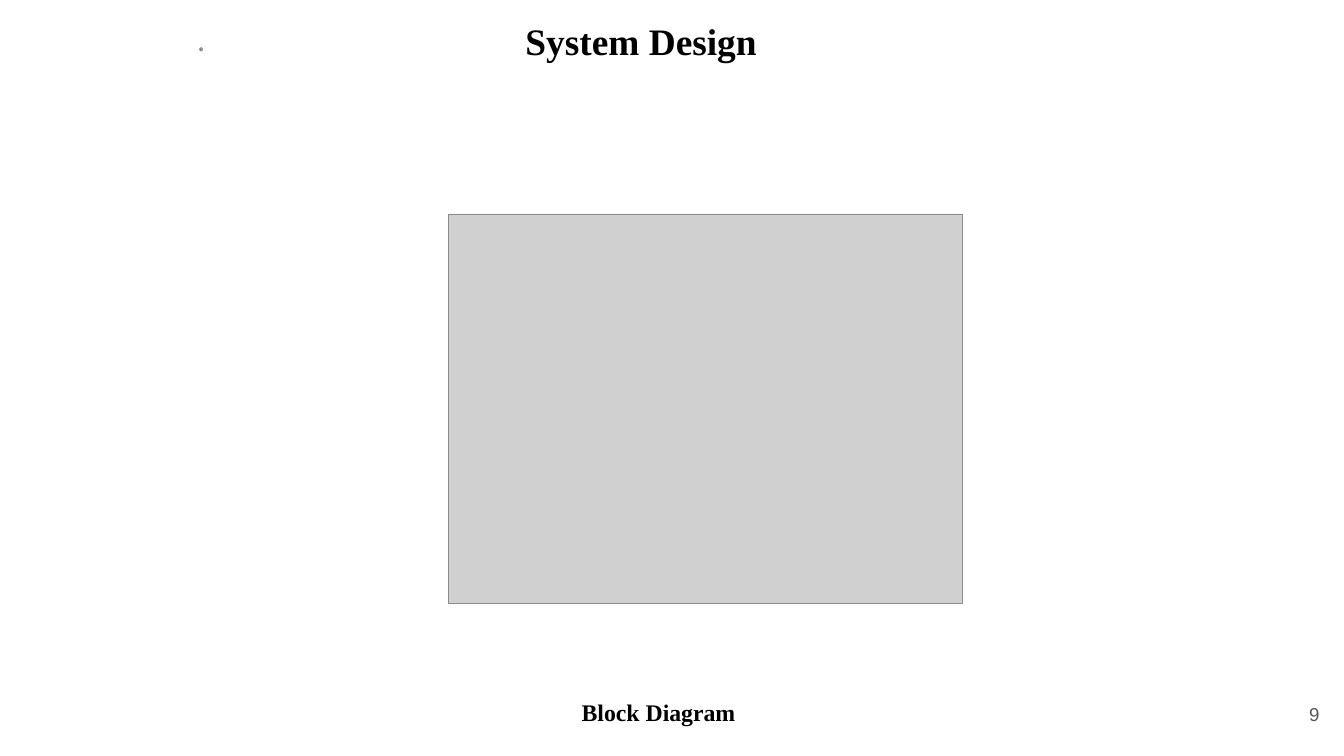
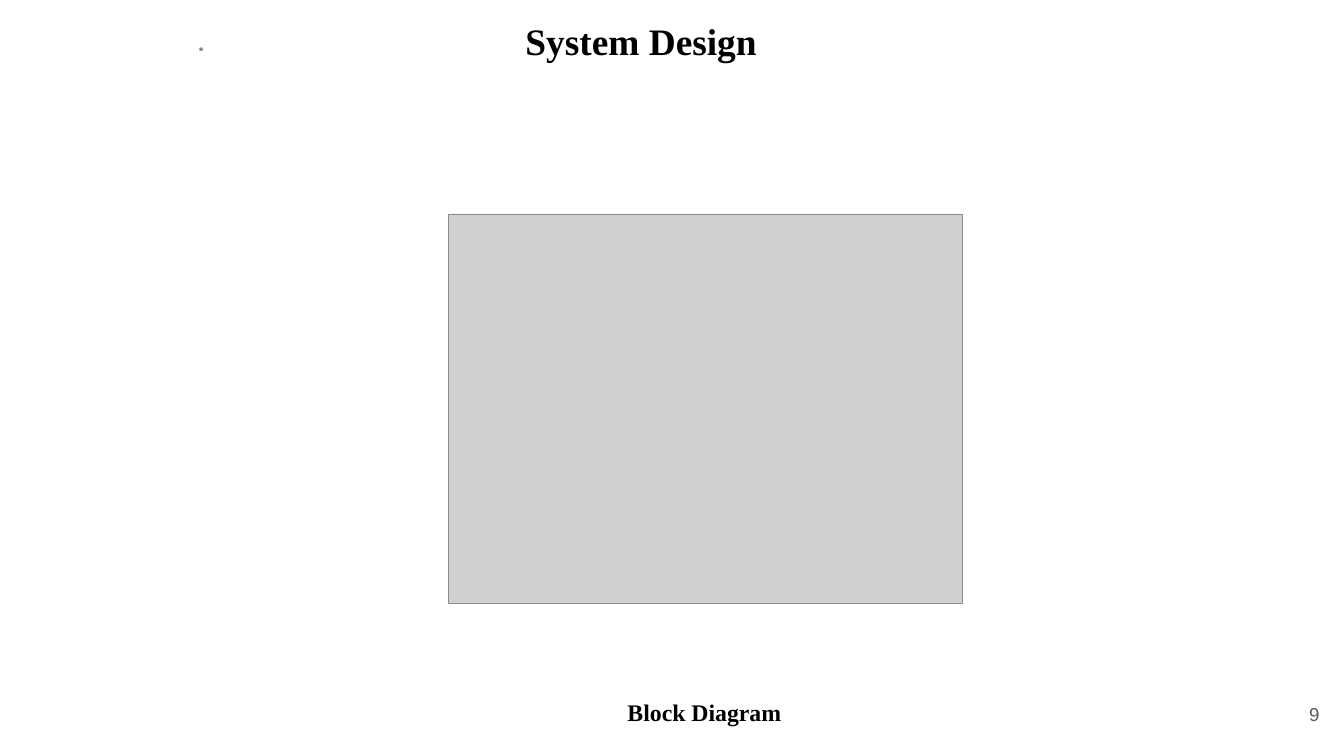
Before and after one commit to rajeshacu/LoRa-based-Location-tracking-and-Fall-detection-System, a slide deck: slide 9 of Phase II Major Project(1).pptx. Drawn at 1344x756 pixels with LibreOffice and Linux fonts; fonts in the diff are those of the drawing; grey boxes stand for pictures; background and template pictures are left out. Boxes give left, top, right and bottom in pixels: in the first picture for what was removed or moved away, otherwise in the second. Text is boxed around its words. In the diff, an @@ line names an element or a change of style, - is before the commit and + after.

```diff
--- a/Phase II Major Project(1).pptx
+++ b/Phase II Major Project(1).pptx
@@ text "Block Diagram": place and size @@
-text "Block Diagram" at (582,704,736,726)
+text "Block Diagram" at (627,704,781,727)
```
Also in this commit, not shown: 13 other slides changed, 3 other files.
